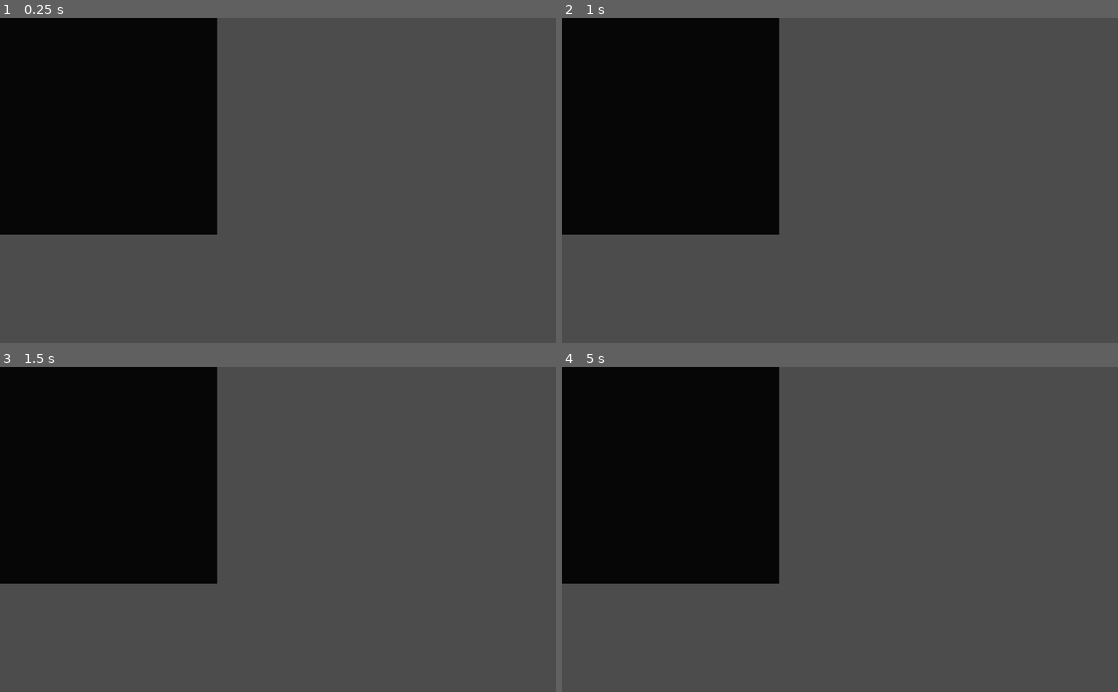
Above: before the commit, frames 1-4 (two rows, left to right).
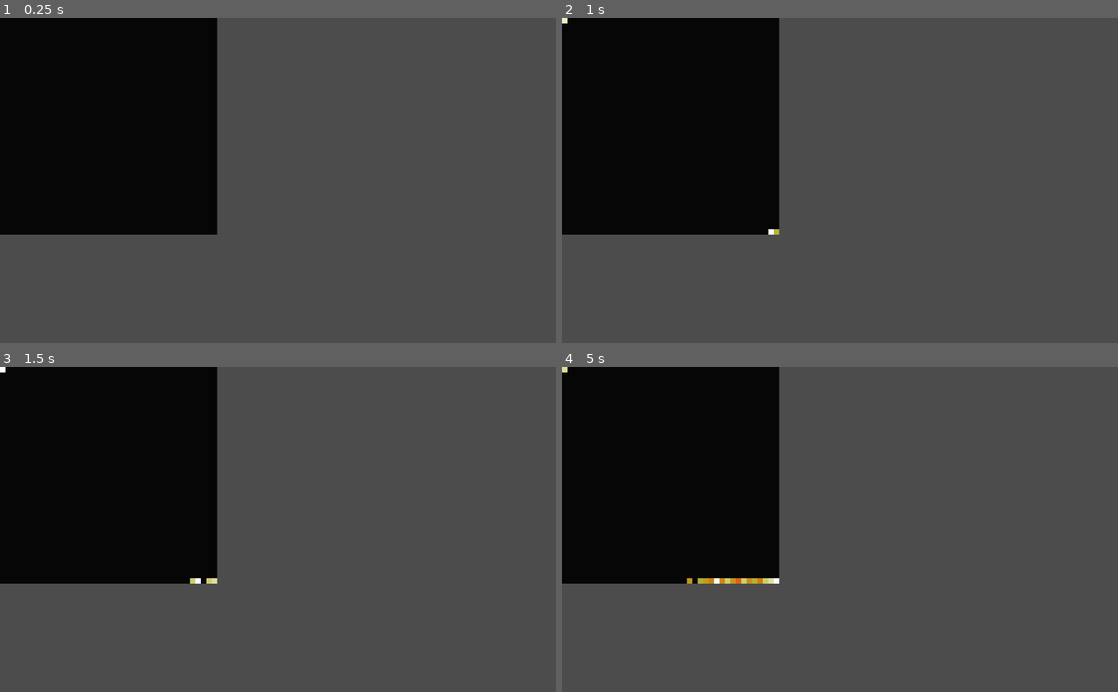
Above: after the commit, the same moments.

Repository: Pravalika0621/doom-fire-algorithm
Game: Godot game, scene res://Fire.tscn
Same seed, same stepped clock (60 frames per second), same inputs: the game is played once before the commit and once after it.
Inputs:
- Up to frame 1 (0.25 s): no input
- Up to frame 2 (1 s): tap Enter at 0.5 s
- Up to frame 3 (1.5 s): tap Space at 1.25 s
- Up to frame 4 (5 s): tap Enter at 2, 3.5 s; tap Space at 2.75, 4.25 s

Frame 1 is identical in both runs. In frame 2, less than 0.1% of the frame differs, in the area x 0-40%, y 0-67%; in frame 3, less than 0.1%; in frame 4, 0.3%.

Commit message:
Generating fire

Diff:
--- a/playground/gdscript-doom-fire/core/FireMap.gd
+++ b/playground/gdscript-doom-fire/core/FireMap.gd
@@ -5,7 +5,8 @@
 
 export(int) var width = 40 setget , get_width
 export(int) var height = 40 setget , get_height
-export(int) var decay = 1
+
+const max_id = 27
 
 
 var timer = Timer.new()
@@ -13,6 +14,12 @@
 
 func _ready():
 	fill()
+
+	timer.connect("timeout", self, "generate_fire")
+	timer.wait_time = 0.5
+	timer.one_shot = false
+	timer.autostart = true
+	add_child(timer)
 
 
 func fill():
@@ -24,12 +31,23 @@
 func generate_fire():
 	for x in range(width):
 		for y in range(height):
-			map[get_map_id(Vector2(x, y))]
+			update_fire_intensity(Vector2(x, y))
 
 
-func update_fire_intensity(pixel):
+func update_fire_intensity(vec):
 	randomize()
-	map[get_map_id(Vector2(39, 39))] = randi()%10
+	var decay = randi()%3+1
+
+	var below_pixel = get_pixel(Vector2(vec.x - 1, vec.y))
+	map[below_pixel] = get_pixel(vec) - decay
+
+	if get_pixel(vec) - decay >= 0:
+		map[get_map_id(vec)] = max_id - decay
+
+#	if currentPixelIndex - decay >= 0:
+#		firePixelsArray[currentPixelIndex - decay] = newIntensity
+#    else:
+#		firePixelsArray[0] = newIntensity
 
 
 func get_map_id(vec):
